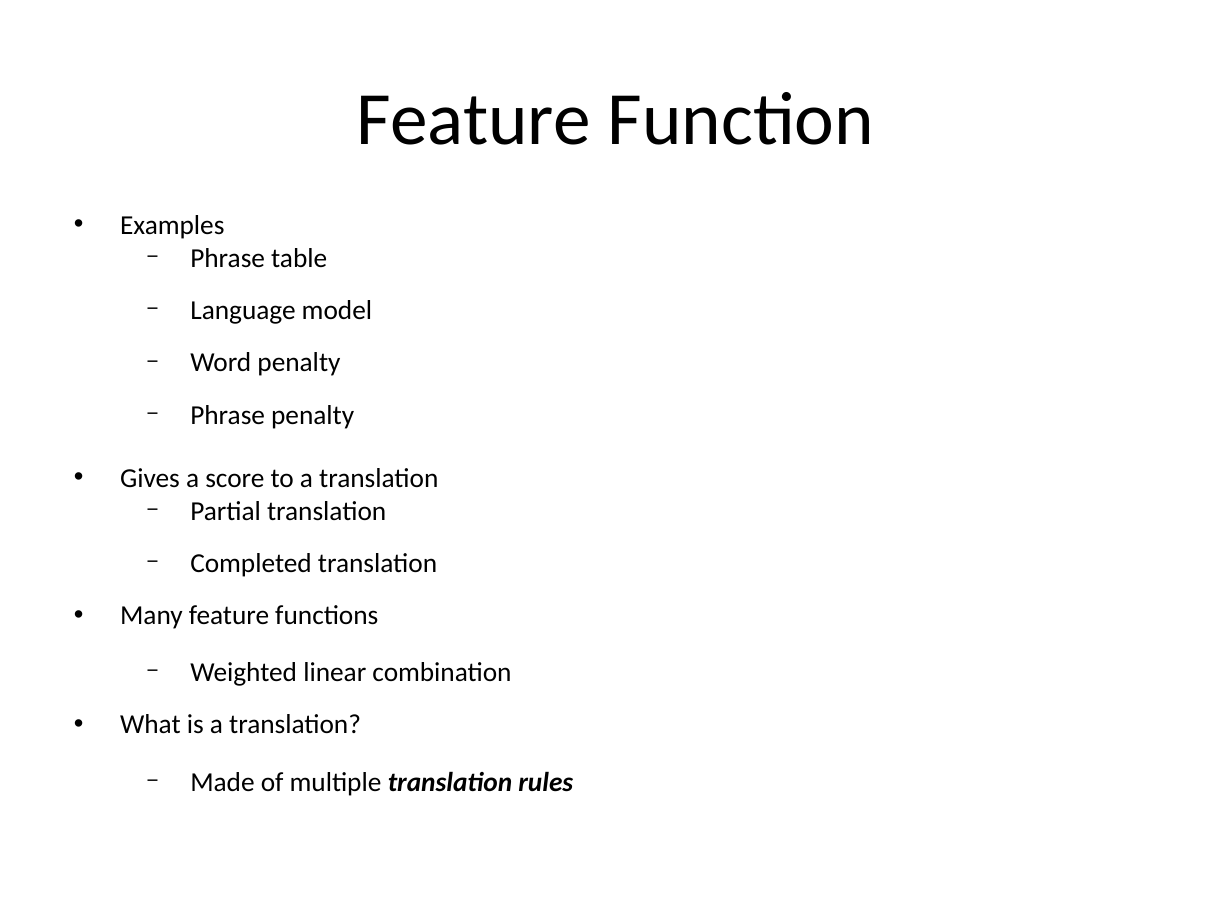
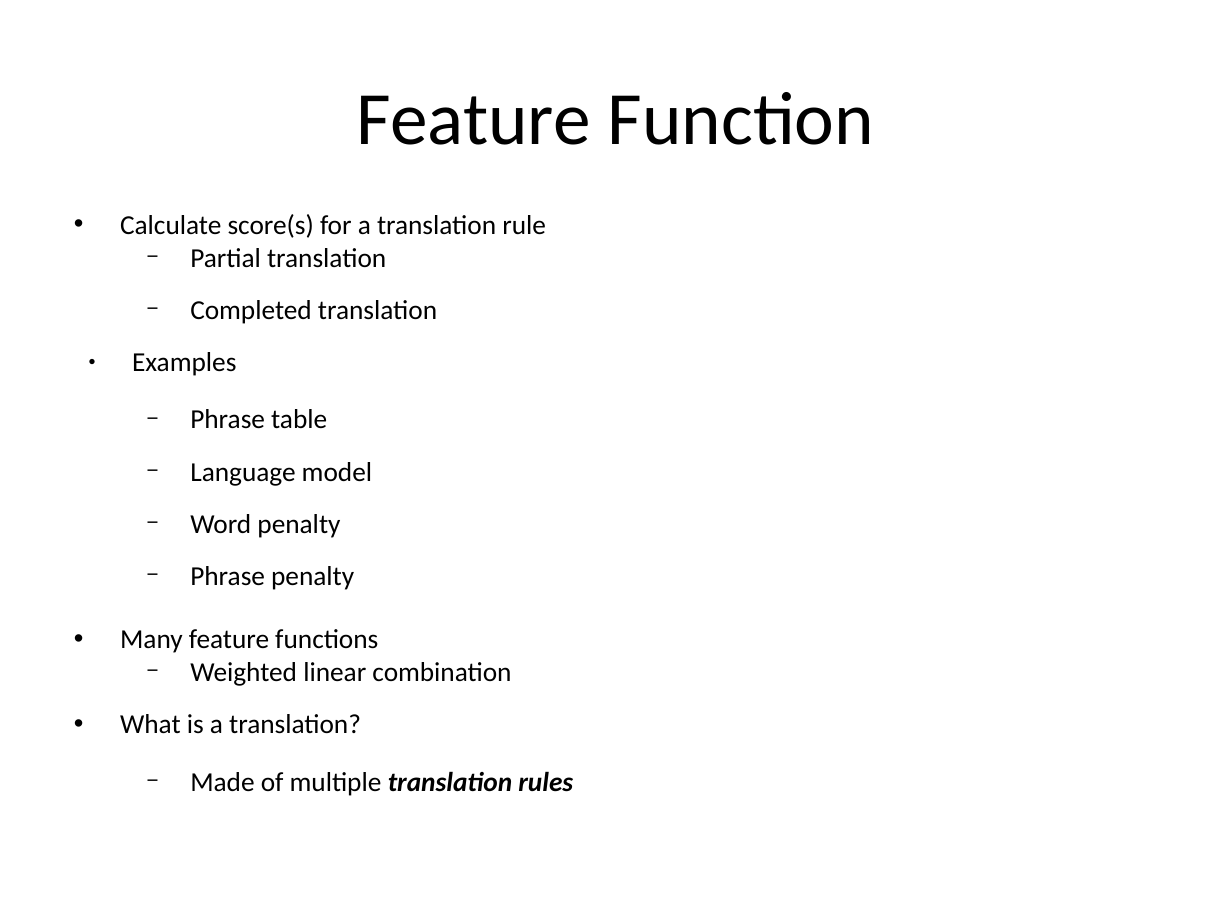
Before and after one commit to hieuhoang/papers, a slide deck: slide 2 of icon.2014/FeatureFunction.odp. Drawn at 1232x924 pixels with LibreOffice and Linux fonts; fonts in the diff are those of the drawing; background and template pictures are left out. Boxes give left, top, right and bottom in pixels: in the first picture for what was removed or moved away, otherwise in the second. Text is boxed around its words. In the diff, an @@ line names an element or a change of style, - is before the commit and + after.

```diff
--- a/icon.2014/FeatureFunction.odp
+++ b/icon.2014/FeatureFunction.odp
@@ text at box(120, 214, 546, 324): paragraphs added @@
+• Calculate score(s) for a translation rule
+  − Partial translation
+  − Completed translation
@@ text at box(120, 352, 378, 653): bullet • to ●; more space between paragraphs; less space between paragraphs @@
@@ text at box(120, 468, 438, 521): paragraphs removed @@
-• Gives a score to a translation
-  − Partial translation
-  − Completed translation
```
Also in this commit, not shown: 1 slide added, 3 slides removed, 3 other files.
